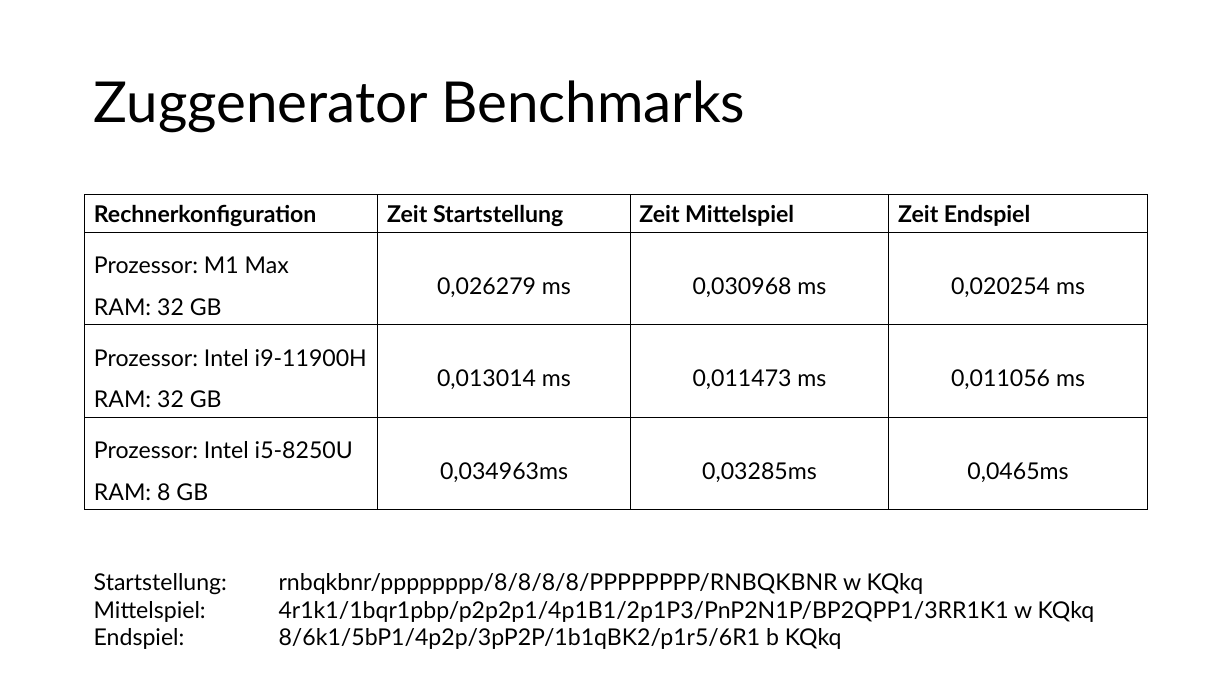
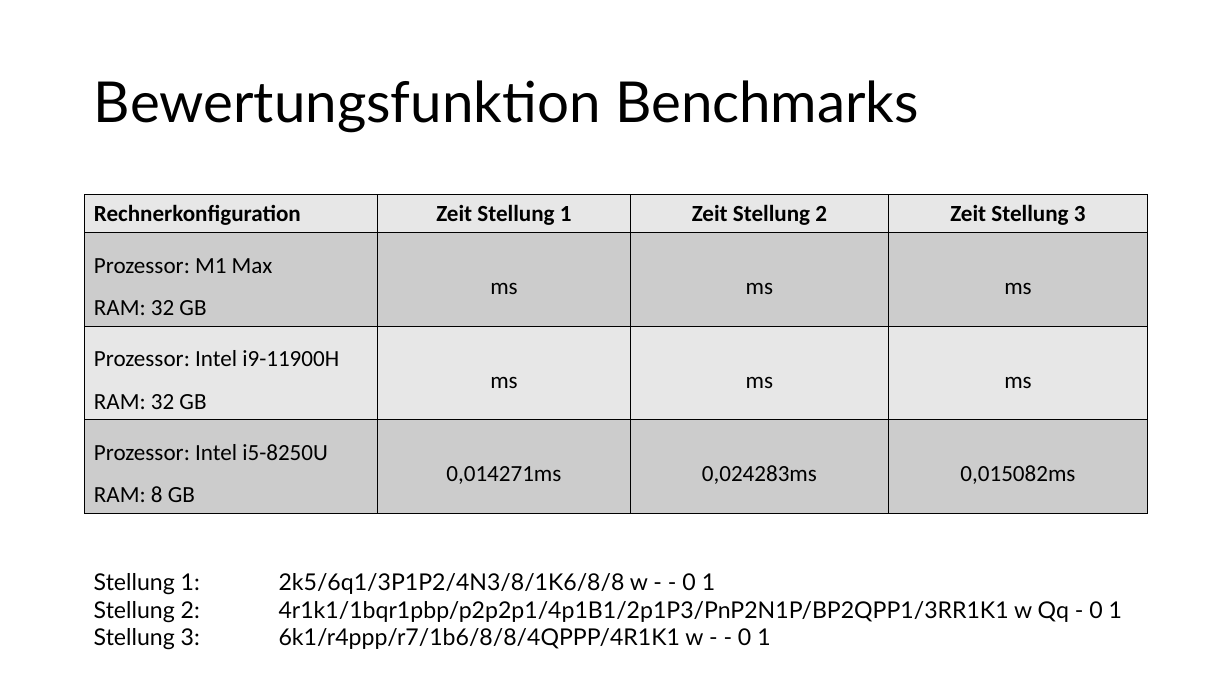
Before and after one commit to patrickzda/chess_engine, a slide deck: slide 2 of PJ_KI_MST2.pptx (slide 6 before the commit). Drawn at 1232x693 pixels with LibreOffice and Linux fonts; fonts in the diff are those of the drawing. Boxes give left, top, right and bottom in pixels: in the first picture for what was removed or moved away, otherwise in the second. Text is boxed around its words. In the diff, an @@ line names an element or a change of style, - is before the commit and + after.

```diff
--- a/PJ_KI_MST2.pptx
+++ b/PJ_KI_MST2.pptx
@@ title at [94, 80, 919, 132]: text changed @@
-Zuggenerator Benchmarks
+Bewertungsfunktion Benchmarks
@@ table at [85, 195, 1148, 654] @@
-row 1: Rechnerkonfiguration | Zeit Startstellung | Zeit Mittelspiel | Zeit Endspiel
+row 1: Rechnerkonfiguration | Zeit Stellung 1 | Zeit Stellung 2 | Zeit Stellung 3
-row 2: Prozessor: M1 Max / RAM: 32 GB | 0,026279 ms | 0,030968 ms | 0,020254 ms
+row 2: Prozessor: M1 Max / RAM: 32 GB | ms | ms | ms
-row 3: Prozessor: Intel i9-11900H / RAM: 32 GB | 0,013014 ms | 0,011473 ms | 0,011056 ms
+row 3: Prozessor: Intel i9-11900H / RAM: 32 GB | ms | ms | ms
-row 4: Prozessor: Intel i5-8250U / RAM: 8 GB | 0,034963ms | 0,03285ms | 0,0465ms
+row 4: Prozessor: Intel i5-8250U / RAM: 8 GB | 0,014271ms | 0,024283ms | 0,015082ms
@@ fill none to #E7E7E7 in 8 cells @@
@@ fill none to #CCCCCC in 8 cells @@
@@ font Lato to Calibri in "Rechnerkonfiguration", "Prozessor: M1 Max", "RAM: 32 GB", "Prozessor: Intel i9-11900H" and 3 more places @@
@@ text at [94, 573, 1122, 649]: text changed @@
-Startstellung: rnbqkbnr/pppppppp/8/8/8/8/PPPPPPPP/RNBQKBNR w KQkq
-Mittelspiel: 4r1k1/1bqr1pbp/p2p2p1/4p1B1/2p1P3/PnP2N1P/BP2QPP1/3RR1K1 w KQkq
-Endspiel: 8/6k1/5bP1/4p2p/3pP2P/1b1qBK2/p1r5/6R1 b KQkq
+Stellung 1: 2k5/6q1/3P1P2/4N3/8/1K6/8/8 w - - 0 1
+Stellung 2: 4r1k1/1bqr1pbp/p2p2p1/4p1B1/2p1P3/PnP2N1P/BP2QPP1/3RR1K1 w Qq - 0 1
+Stellung 3: 6k1/r4ppp/r7/1b6/8/8/4QPPP/4R1K1 w - - 0 1
```
Also in this commit, not shown: 2 other slides changed, 3 slides added, 4 slides removed.
